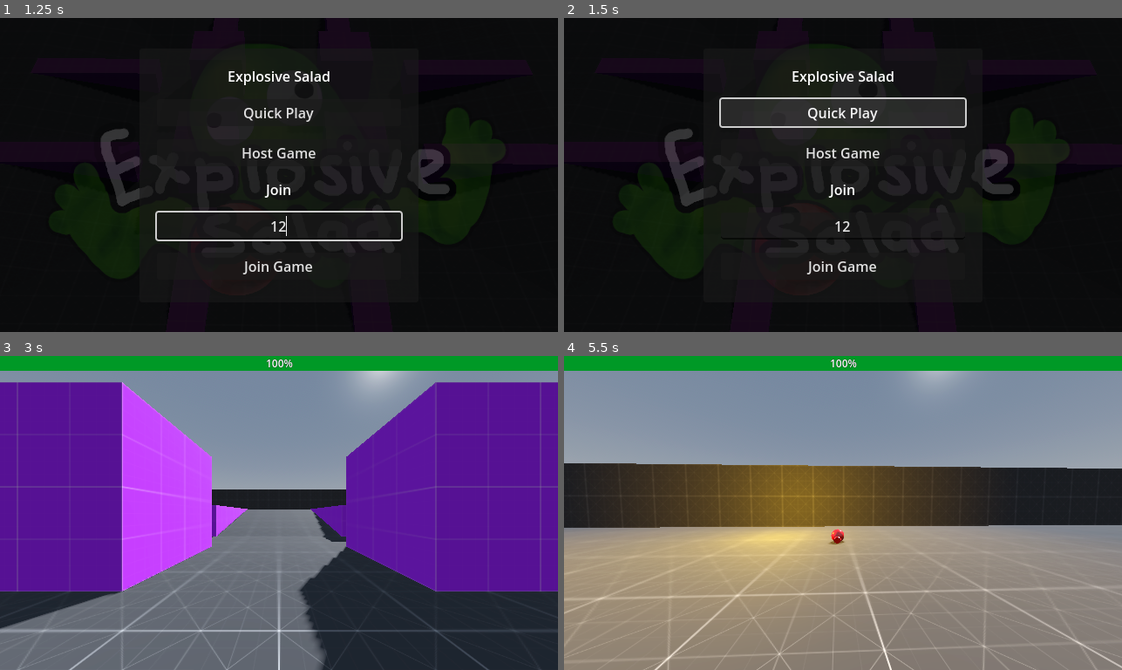
Above: before the commit, frames 1-4 (two rows, left to right).
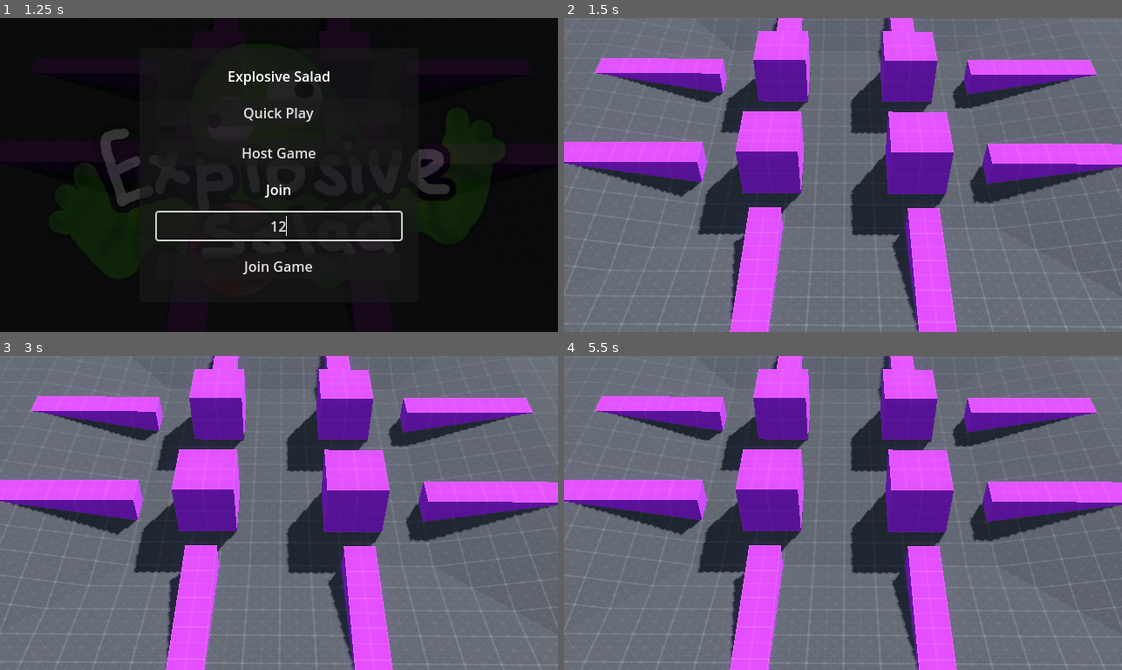
Above: after the commit, the same moments.

Repository: TriggerCoder/Explosive-Salad
Game: Godot game, scene res://scenes/world.tscn
The game is run twice, just before and just after one commit, with the same random seed, the same clock (stepped at 60 frames per second) and the same inputs.
Inputs (mouse positions are in pixels of both pictures, inside the frame that each line leads up to):
- Up to frame 1 (1.25 s): click (279, 225) at 0.52 s; type "12" at 0.6 s
- Up to frame 2 (1.5 s): click "Quick Play" at 1.25 s
- Up to frame 3 (3 s): click (279, 450) at 2 s, where only the run before the commit has a clickable "Quick Play"; click (279, 491) at 2.75 s, where only the run before the commit has a clickable "Host Game"
- Up to frame 4 (5.5 s): tap Enter at 3.5 s; move the mouse to (870, 513) at 3.52 s; hold W (move_forward) from 3.53 s (still down); click (870, 513) at 3.6 s; tap Space (move_jump) at 3.77, 4.52 s; move the mouse to (815, 513) at 4.27 s; click (815, 513) at 4.35 s; move the mouse to (854, 506) at 5.02 s; click (854, 506) at 5.1 s

Frame 1 is identical in both runs. In frame 2, 97% of the frame differs, in the area x 0-100%, y 0-100%; in frame 3, 81%; in frame 4, 97%.

Commit message:
Added a public IP for quick play

Diff:
--- a/project.godot
+++ b/project.godot
@@ -26,6 +26,7 @@
 
 window/size/viewport_width=640
 window/size/viewport_height=360
+window/size/mode=3
 window/stretch/mode="canvas_items"
 window/stretch/aspect="expand"
 
--- a/scenes/menu.gd
+++ b/scenes/menu.gd
@@ -1,8 +1,8 @@
 extends Control
 
 func _on_quick_button_pressed():
-	# Join my IP
-	pass
+	Game.world.quickjoin()
+	queue_free()
 
 func _on_host_button_pressed():
 	Game.world.host()
--- a/scenes/world.gd
+++ b/scenes/world.gd
@@ -24,6 +24,11 @@
 	enet_peer.create_client(address_entry.text, PORT)
 	multiplayer.multiplayer_peer = enet_peer
 
+func quickjoin():
+	# Join my server
+	enet_peer.create_client("188.225.38.117", PORT)
+	multiplayer.multiplayer_peer = enet_peer
+
 func add_player(peer_id):
 	var player = preload("res://scenes/player.tscn").instantiate()
 	player.name = str(peer_id)
